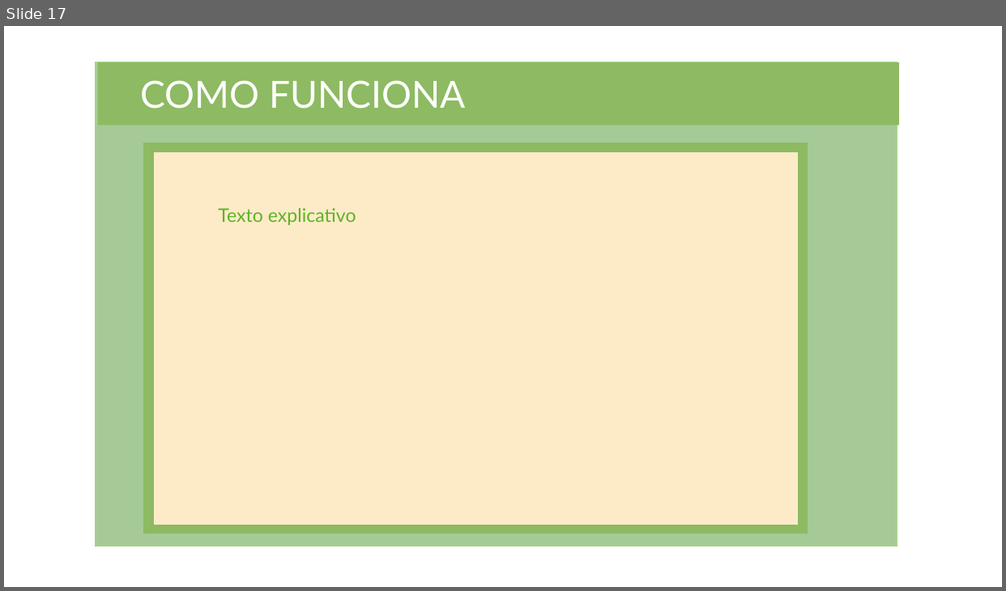
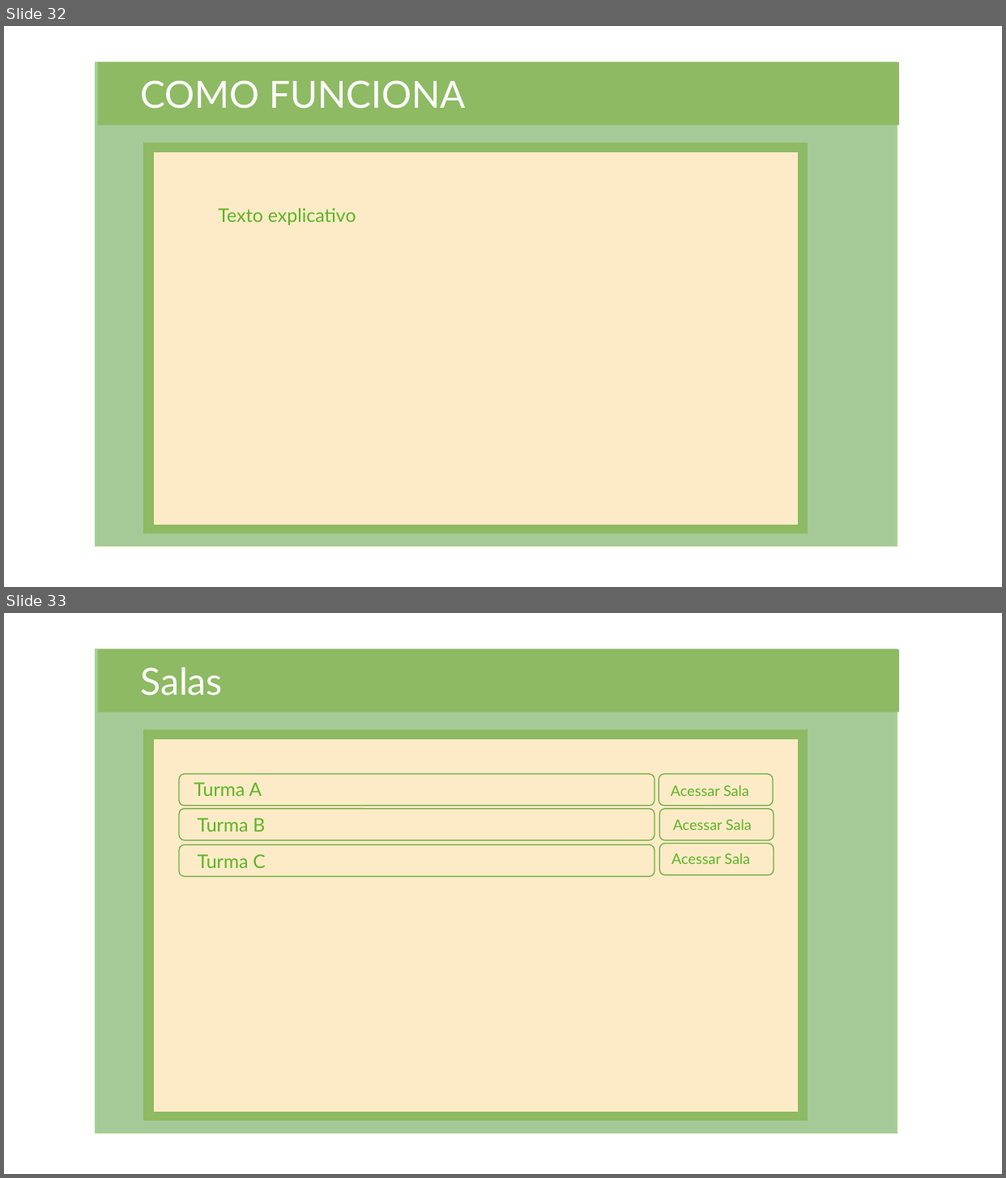
Before and after one commit to NathanReis/FTT-Recicla, a slide deck: DocumentacaoProjeto/Protótipo_Visual.pptx. Shown one above the other, each under a label of ours: slide 17 before the commit, slides 32 and 33 after it. The pictures are 1006x591 and 1006x1178 pixels, drawn with LibreOffice and Linux fonts; fonts in the diff are those of the drawing. Boxes give left, top, right and bottom in pixels: in the first picture for what was removed or moved away, otherwise in the second. Text is boxed around its words. In the diff, an @@ line names an element or a change of style, - is before the commit and + after.

```diff
--- a/DocumentacaoProjeto/Protótipo_Visual.pptx
+++ b/DocumentacaoProjeto/Protótipo_Visual.pptx
@@ slide 33 added at box(4, 613, 1002, 1174), background #FFFFFF @@
@@ rectangle added at box(96, 649, 897, 1133), fill #A5CA97, outline #A9D18E 1 pt @@
@@ rectangle added at box(98, 649, 898, 713), fill #8DBA62 @@
@@ text added at box(140, 667, 223, 696), 36 pt, text #FFFFFF @@
+Salas
@@ rectangle added at box(144, 730, 808, 1121), fill #8DBA62, outline #8DBA62 1 pt @@
@@ rounded rectangle added at box(153, 739, 799, 1112), fill #FDEBC7, outline #8DBA62 1 pt @@
@@ rounded rectangle added at box(179, 774, 654, 806), outline #70AD47 1 pt @@
@@ text added at box(194, 782, 262, 796), 18 pt, text #5DB427 @@
+Turma A
@@ rounded rectangle added at box(659, 774, 773, 806), outline #70AD47 1 pt @@
@@ text added at box(671, 786, 749, 796), 14 pt, text #5DB427 @@
+Acessar Sala
@@ rounded rectangle added at box(179, 809, 654, 841), outline #70AD47 1 pt @@
@@ text added at box(198, 818, 265, 832), 18 pt, text #5DB427 @@
+Turma B
@@ rounded rectangle added at box(660, 809, 774, 841), outline #70AD47 1 pt @@
@@ text added at box(673, 820, 752, 830), 14 pt, text #5DB427 @@
+Acessar Sala
@@ rounded rectangle added at box(179, 845, 654, 876), outline #70AD47 1 pt @@
@@ text added at box(198, 854, 265, 868), 18 pt, text #5DB427 @@
+Turma C
@@ rounded rectangle added at box(660, 844, 774, 875), outline #70AD47 1 pt @@
@@ text added at box(671, 854, 750, 864), 14 pt, text #5DB427 @@
+Acessar Sala
@@ what was slide 17 is now slide 32 @@
```
Also in this commit, not shown: 3 slides changed, 18 other slides added, 1 other file.
